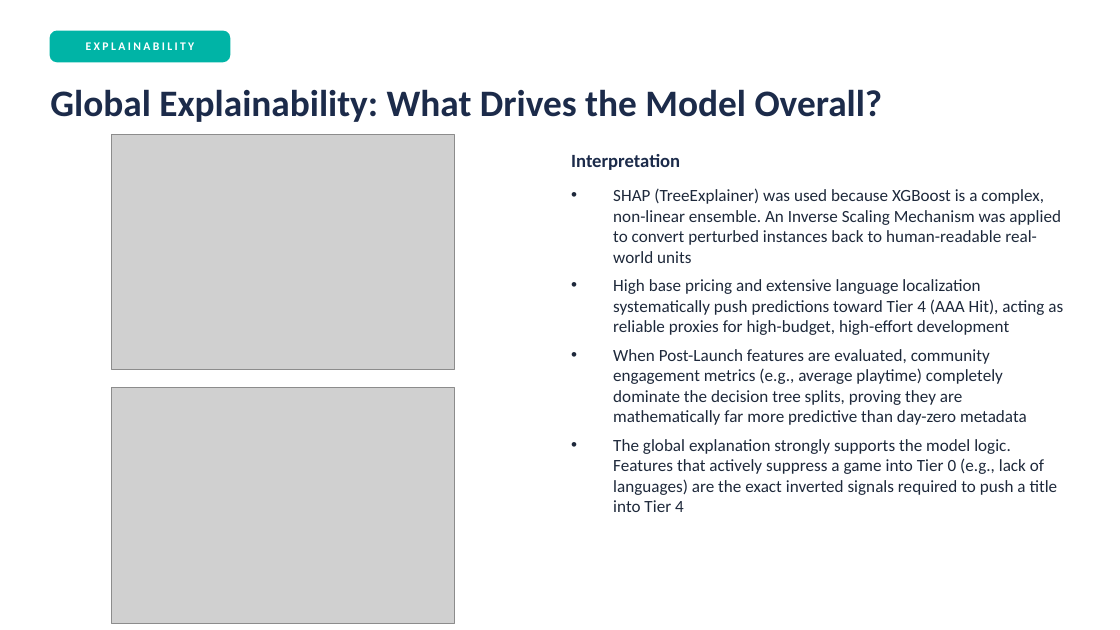
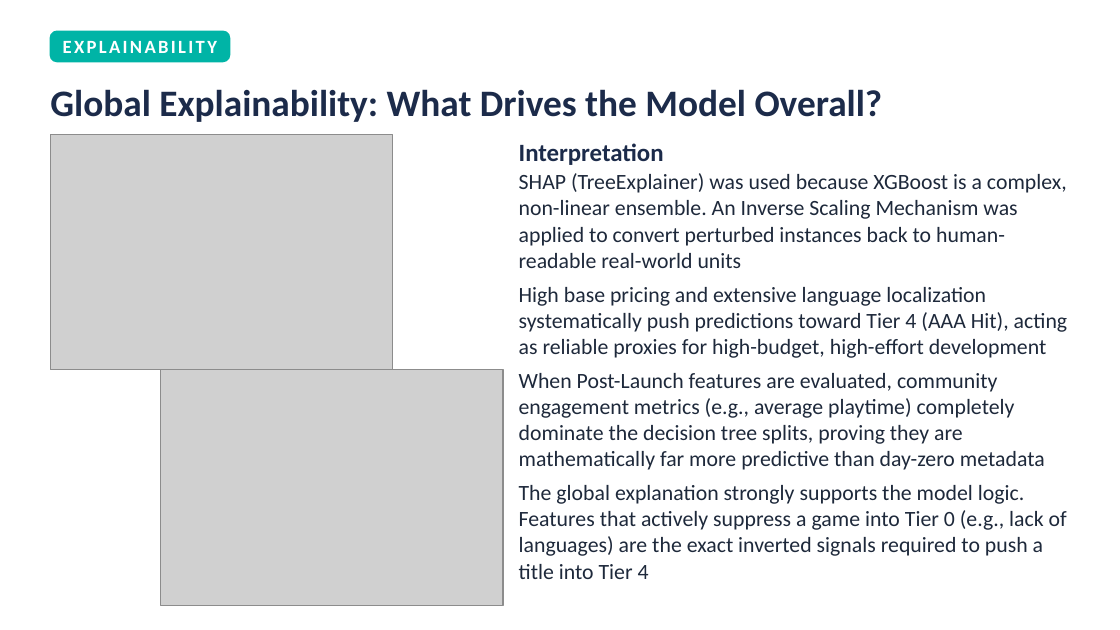
Before and after one commit to AndreaZanin02/HitPredictor-Steam, a slide deck: slide 11 of documentation/Presentation.pptx. Drawn at 1120x630 pixels with LibreOffice and Linux fonts; fonts in the diff are those of the drawing; grey boxes stand for pictures. Boxes give left, top, right and bottom in pixels: in the first picture for what was removed or moved away, otherwise in the second. Text is boxed around its words. In the diff, an @@ line names an element or a change of style, - is before the commit and + after.

```diff
--- a/documentation/Presentation.pptx
+++ b/documentation/Presentation.pptx
@@ text "EXPLAINABILITY" at box(63, 41, 217, 53): size 7.5 to 12 pt @@
@@ picture: place and size @@
-picture at box(112, 134, 455, 370)
+picture at box(50, 134, 393, 370)
@@ text "Interpretation": place and size @@
-text "Interpretation" at box(571, 154, 680, 170)
+text "Interpretation" at box(519, 143, 664, 165)
@@ text "Interpretation" at box(519, 143, 664, 165): size 12 to 16 pt @@
@@ text "SHAP (TreeExplainer) was used because ...": place and size @@
-text "SHAP (TreeExplainer) was used because ..." at box(613, 188, 1063, 512)
+text "SHAP (TreeExplainer) was used because ..." at box(519, 173, 1067, 579)
@@ text "SHAP (TreeExplainer) was used because ..." at box(519, 173, 1067, 579): size 11 to 14 pt; bullet • to none @@
@@ picture: place and size @@
-picture at box(112, 388, 455, 623)
+picture at box(160, 370, 503, 605)
```
Also in this commit, not shown: 11 other slides changed, 1 other file.
